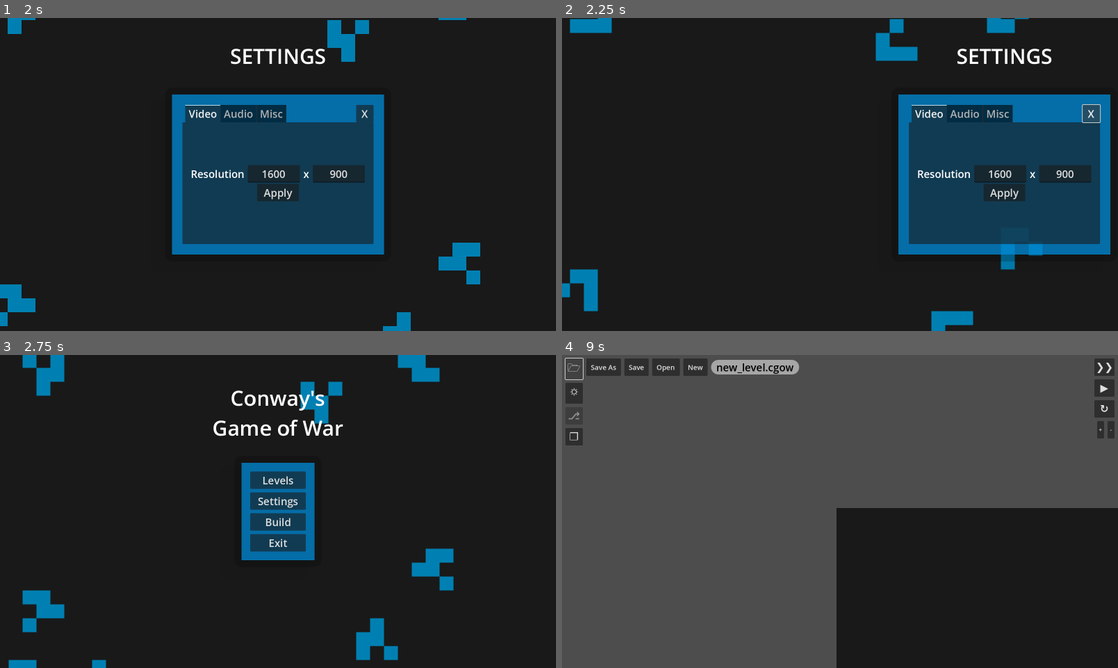
Above: before the commit, frames 1-4 (two rows, left to right).
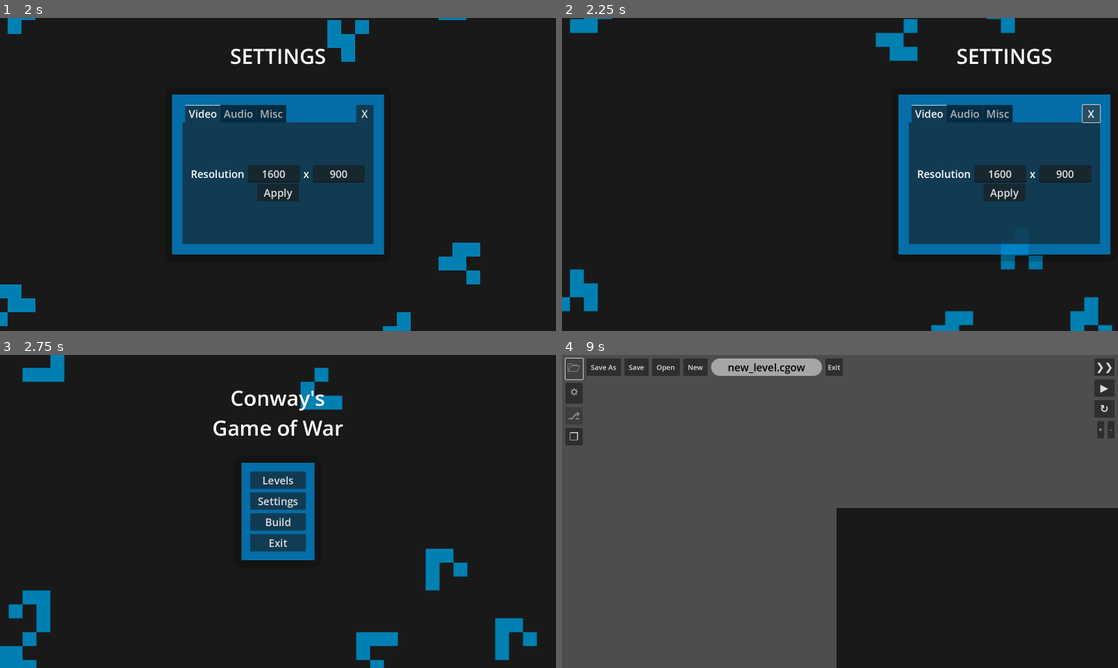
Above: after the commit, the same moments.

Repository: HUG-DEALR/conways_gow
Game: Godot game, scene res://Scenes/world.tscn
Same seed, same stepped clock (60 frames per second), same inputs: the game is played once before the commit and once after it.
Inputs:
- Up to frame 1 (2 s): click "Levels" at 0.5 s; click "Settings" at 1.25 s
- Up to frame 2 (2.25 s): click "X" at 2 s
- Up to frame 3 (2.75 s): no input
- Up to frame 4 (9 s): click "Build" at 2.75 s; click "❯❯" at 3.5 s; click "◼" at 4.25 s; click "▶" at 5 s; click "↻" at 5.75 s; click "Clear All" at 6.5 s; click "-" at 7.25 s; click "+" at 8 s; click "🗁" at 8.75 s

Frame 1 is identical in both runs. In frame 2, 2.0% of the frame differs, in the area x 0-99%, y 0-100%; in frame 3, 3.7%, in the area x 0-97%, y 0-100%; in frame 4, 0.7%.

Commit message:
touch ups to zone polygons

Diff:
--- a/Scenes/Menus/GUI_Build.tscn
+++ b/Scenes/Menus/GUI_Build.tscn
@@ -29,7 +29,7 @@
 shadow_size = 1
 shadow_offset = Vector2(-10, 10)
 
-[node name="GUI_Standard" type="Control"]
+[node name="GUI_Build" type="Control"]
 layout_mode = 3
 anchors_preset = 15
 anchor_right = 1.0
@@ -47,6 +47,7 @@
 offset_left = -70.0
 offset_bottom = 190.0
 grow_horizontal = 0
+mouse_filter = 0
 theme_override_constants/margin_left = 10
 theme_override_constants/margin_top = 10
 theme_override_constants/margin_right = 10
@@ -215,6 +216,7 @@
 layout_mode = 1
 offset_right = 40.0
 offset_bottom = 40.0
+mouse_filter = 0
 theme_override_constants/margin_left = 10
 theme_override_constants/margin_top = 10
 theme_override_constants/margin_right = 10
@@ -287,6 +289,7 @@
 text = "New"
 
 [node name="File_name" type="Label" parent="Left_GUI_Root/VBoxContainer/File_Options/File_Options_Window"]
+custom_minimum_size = Vector2(320, 50)
 layout_mode = 2
 tooltip_text = "Build name"
 mouse_filter = 1
@@ -296,6 +299,18 @@
 text = "new_level.cgow"
 horizontal_alignment = 1
 vertical_alignment = 1
+clip_text = true
+text_overrun_behavior = 3
+
+[node name="Exit" type="Button" parent="Left_GUI_Root/VBoxContainer/File_Options/File_Options_Window"]
+show_behind_parent = true
+custom_minimum_size = Vector2(50, 50)
+layout_mode = 2
+tooltip_text = "Create new blank build"
+focus_mode = 1
+mouse_filter = 1
+theme_override_font_sizes/font_size = 20
+text = "Exit"
 
 [node name="Level_Settings" type="Button" parent="Left_GUI_Root/VBoxContainer"]
 custom_minimum_size = Vector2(50, 50)
@@ -451,6 +466,33 @@
 mouse_filter = 1
 theme_override_font_sizes/font_size = 20
 text = "Cancel"
+
+[node name="Logic_Settings_Root" type="PanelContainer" parent="."]
+visible = false
+layout_mode = 1
+anchors_preset = 8
+anchor_left = 0.5
+anchor_top = 0.5
+anchor_right = 0.5
+anchor_bottom = 0.5
+offset_left = -10.0
+offset_top = -10.0
+offset_right = 10.0
+offset_bottom = 10.0
+grow_horizontal = 2
+grow_vertical = 2
+theme_override_styles/panel = SubResource("StyleBoxFlat_57d56")
+
+[node name="VBoxContainer" type="VBoxContainer" parent="Logic_Settings_Root"]
+layout_mode = 2
+theme_override_constants/separation = 10
+
+[node name="Label" type="Label" parent="Logic_Settings_Root/VBoxContainer"]
+layout_mode = 2
+theme_override_font_sizes/font_size = 30
+text = "Logic Settings"
+horizontal_alignment = 1
+vertical_alignment = 1
 
 [connection signal="mouse_exited" from="Right_GUI_Root" to="." method="_on_left_GUI_container_mouse_exited"]
 [connection signal="mouse_entered" from="Right_GUI_Root/VBoxContainer/Auto_Play_Container" to="." method="_on_auto_play_container_mouse_entered"]
@@ -473,6 +515,7 @@
 [connection signal="pressed" from="Left_GUI_Root/VBoxContainer/File_Options/File_Options_Window/Save" to="." method="_on_save_pressed"]
 [connection signal="pressed" from="Left_GUI_Root/VBoxContainer/File_Options/File_Options_Window/Open" to="." method="_on_open_file_pressed"]
 [connection signal="pressed" from="Left_GUI_Root/VBoxContainer/File_Options/File_Options_Window/New_File" to="." method="_on_new_file_pressed"]
+[connection signal="pressed" from="Left_GUI_Root/VBoxContainer/File_Options/File_Options_Window/Exit" to="." method="_on_exit_pressed"]
 [connection signal="pressed" from="Left_GUI_Root/VBoxContainer/Level_Settings" to="." method="_on_level_settings_pressed"]
 [connection signal="pressed" from="Left_GUI_Root/VBoxContainer/Add_Item" to="." method="_on_add_item_pressed"]
 [connection signal="mouse_exited" from="Left_GUI_Root/VBoxContainer/Add_Item/Add_item_window" to="." method="_on_add_item_window_mouse_exited"]
--- a/Scenes/Props/zone_polygon.tscn
+++ b/Scenes/Props/zone_polygon.tscn
@@ -102,7 +102,6 @@
 grow_horizontal = 2
 grow_vertical = 2
 focus_mode = 0
-mouse_filter = 1
 
 [node name="PanelContainer" type="PanelContainer" parent="GUI_Parent"]
 layout_mode = 1
--- a/Scripts/GUI_Build.gd
+++ b/Scripts/GUI_Build.gd
@@ -335,3 +335,6 @@
 			if target_dimensions != current_grid_dimensions:
 				Global.world_scene.resize_grid(target_dimensions, {})
 	toggle_expand_level_settings(false)
+
+func _on_exit_pressed() -> void:
+	Global.world_scene.button_signal("main")
--- a/Scripts/world.gd
+++ b/Scripts/world.gd
@@ -336,6 +336,10 @@
 		"main":
 			current_sub_menu = "main"
 			switch_to_menu("Main_menu")
+			clear_zones()
+			menu_camera.make_current()
+			menus.get("Main_menu")._on_background_reset_timer_timeout()
+			set_play_pause(true)
 		"levels":
 			current_sub_menu = "levels"
 			switch_to_menu("Levels_menu")
